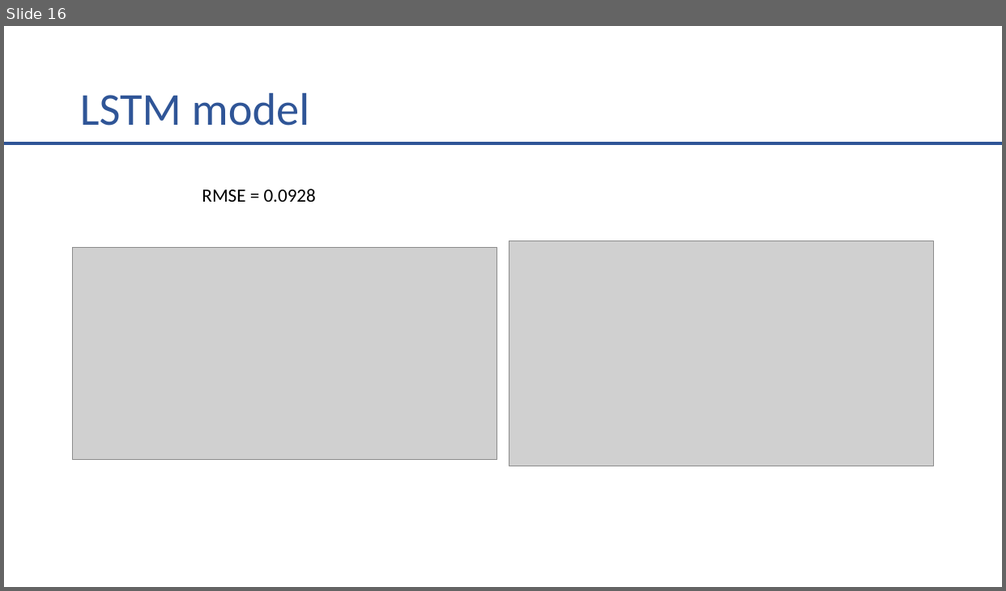
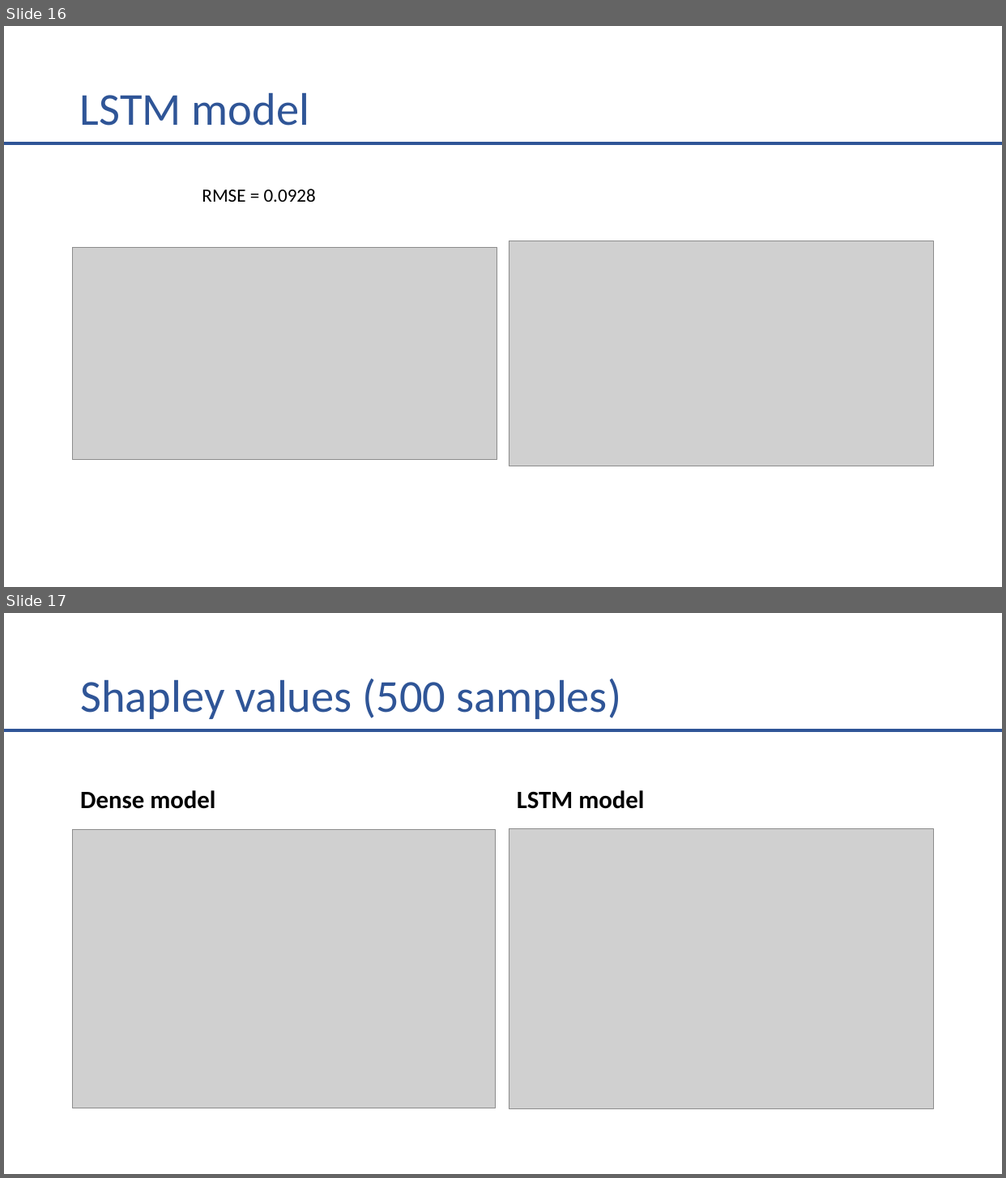
Before and after one commit to Rorjh/wind_forecasting, a slide deck: prezentacja_progres.pptx. Shown one above the other, each under a label of ours: slide 16 before the commit, slides 16 and 17 after it. The pictures are 1006x591 and 1006x1178 pixels, drawn with LibreOffice and Linux fonts; fonts in the diff are those of the drawing; grey boxes stand for pictures. Boxes give left, top, right and bottom in pixels: in the first picture for what was removed or moved away, otherwise in the second. Text is boxed around its words. In the diff, an @@ line names an element or a change of style, - is before the commit and + after.

Commit message:
Shapley values calculations

```diff
--- a/prezentacja_progres.pptx
+++ b/prezentacja_progres.pptx
@@ slide 17 added at (4,613,1002,1174), background #FFFFFF @@
@@ title added at (80,679,621,719), 44 pt, text #2F5597 @@
+Shapley values (500 samples)
@@ line added from (4, 730) to (1002, 730), #2F5597 3 pt @@
@@ text added at (80,790,215,809), 24 pt, text #000000, bold @@
+Dense model
@@ text added at (517,790,644,809), 24 pt, text #000000, bold @@
+LSTM model
@@ picture added at (73,829,495,1108) @@
@@ picture added at (509,828,934,1109) @@
```
Also in this commit, not shown: 2 other files.
